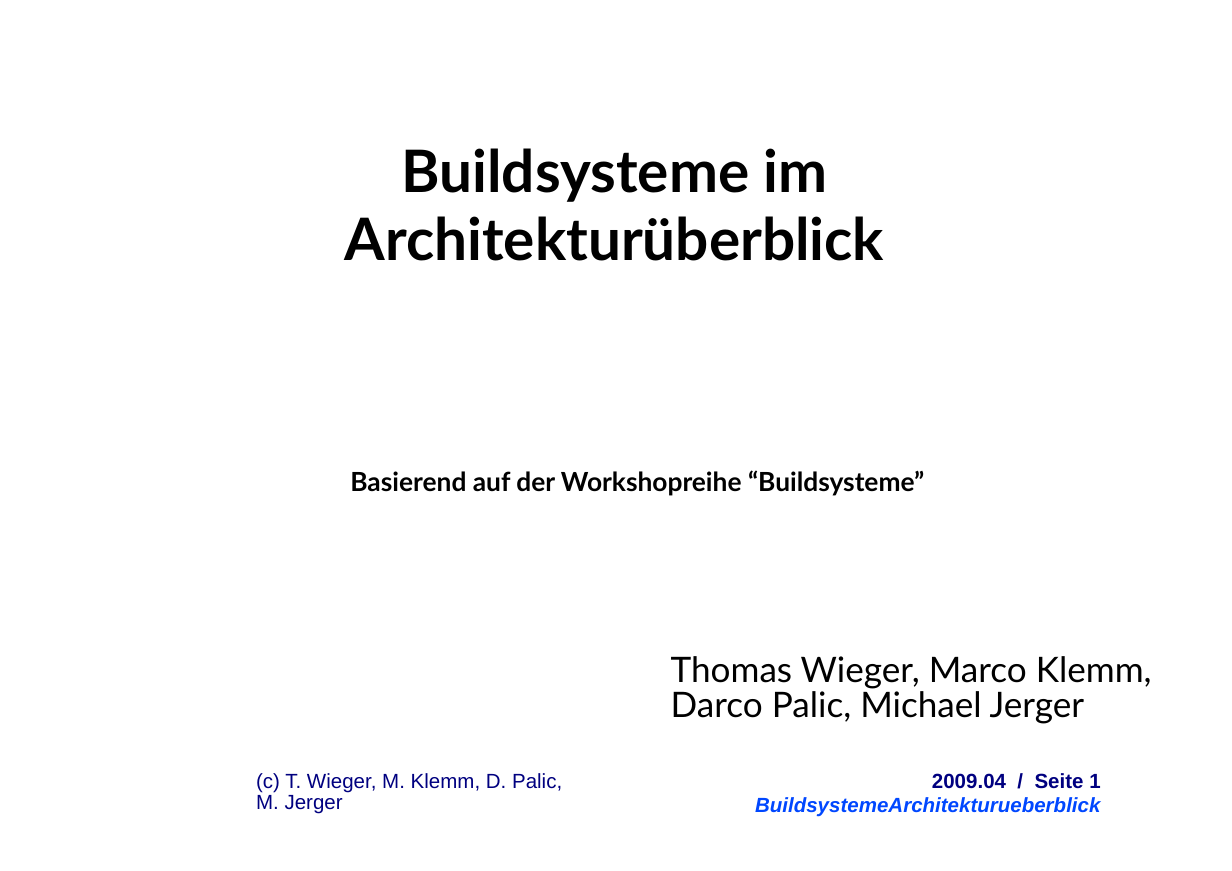
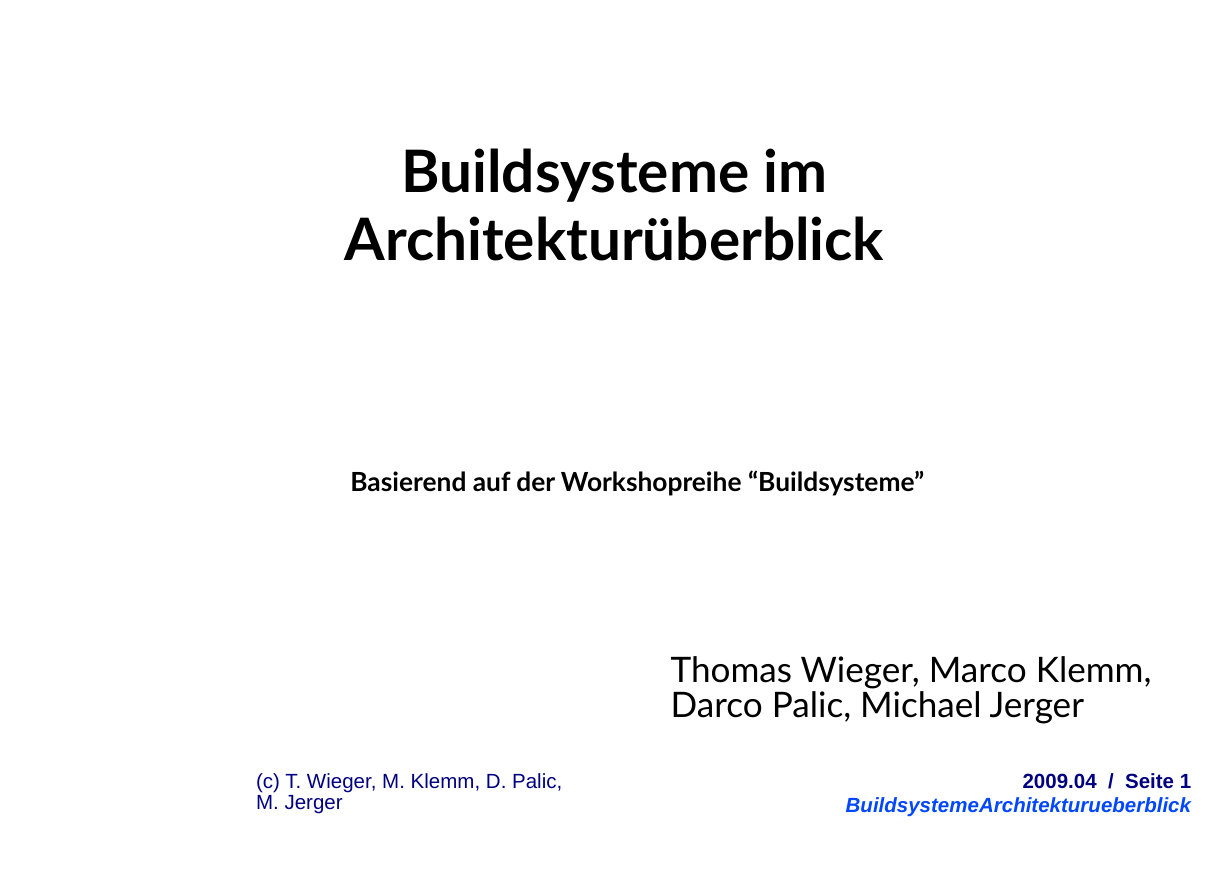
Before and after one commit to herrwieger/experttrainingbuildsystems, a slide deck: slide 1 of praesentationen/BuildsystemeArchitekturueberblick.odp. Drawn at 1232x871 pixels with LibreOffice and Linux fonts; fonts in the diff are those of the drawing; background and template pictures are left out. Boxes give left, top, right and bottom in pixels: in the first picture for what was removed or moved away, otherwise in the second. Text is boxed around its words. In the diff, an @@ line names an element or a change of style, - is before the commit and + after.

```diff
--- a/praesentationen/BuildsystemeArchitekturueberblick.odp
+++ b/praesentationen/BuildsystemeArchitekturueberblick.odp
@@ text: place and size @@
-text at (755,773,1100,817)
+text at (846,773,1191,817)
```
Also in this commit, not shown: 26 other slides changed, 6 slides added, 1 other file.
